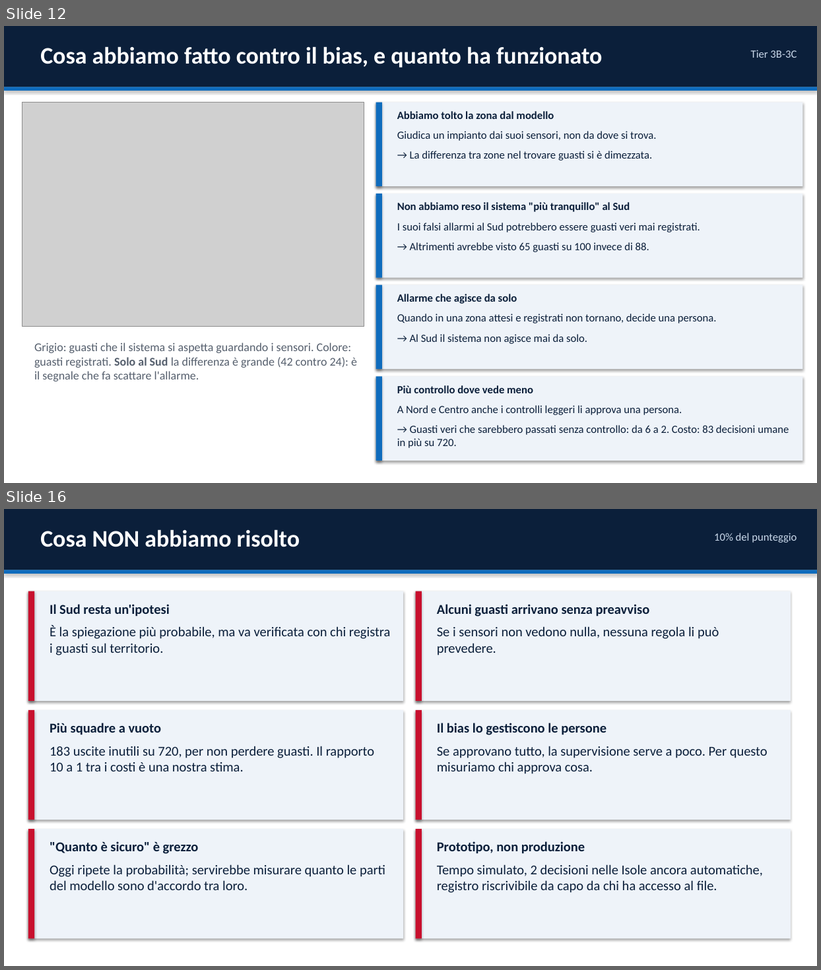
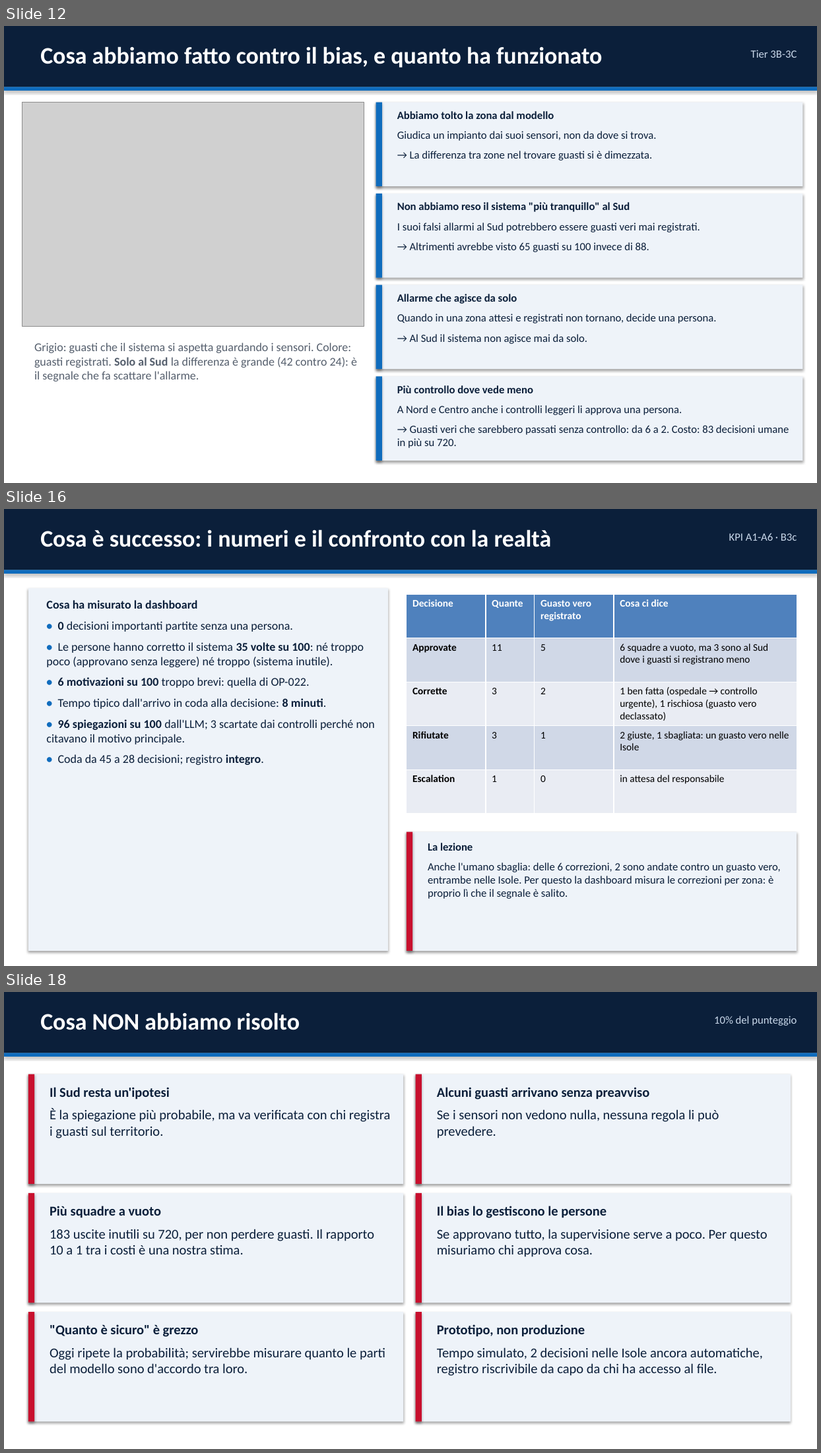
Before and after one commit to GuidoMerliniEnel/ai-act-hackaton, a slide deck: consegna/EnerGuard_Presentazione.pptx. Shown one above the other, each under a label of ours: slides 12 and 16 before the commit, slides 12, 16 and 18 after it; the slides between them are not shown. The pictures are 821x970 and 821x1453 pixels, drawn with LibreOffice and Linux fonts; fonts in the diff are those of the drawing; grey boxes stand for pictures. Boxes give left, top, right and bottom in pixels: in the first picture for what was removed or moved away, otherwise in the second. Text is boxed around its words. In the diff, an @@ line names an element or a change of style, - is before the commit and + after.

```diff
--- a/consegna/EnerGuard_Presentazione.pptx
+++ b/consegna/EnerGuard_Presentazione.pptx
@@ slide 16 added at (x1=4, y1=509, x2=817, y2=966), background #FFFFFF @@
@@ rectangle added at (x1=4, y1=509, x2=817, y2=570), fill #0B1F3A @@
@@ text added at (x1=40, y1=529, x2=552, y2=547), 28 pt, text #FFFFFF, bold @@
+Cosa è successo: i numeri e il confronto con la realtà
@@ text added at (x1=729, y1=533, x2=797, y2=541), 13 pt, text #C9D8EA @@
+KPI A1-A6 · B3c
@@ rectangle added at (x1=4, y1=570, x2=817, y2=574), fill #0F6CBD @@
@@ rectangle added at (x1=28, y1=588, x2=388, y2=951), fill #EEF3F9 @@
@@ text added at (x1=46, y1=600, x2=375, y2=765), 14 pt, text #0B1F3A @@
+Cosa ha misurato la dashboard
+• 0 decisioni importanti partite senza una persona.
+• Le persone hanno corretto il sistema 35 volte su 100: né troppo poco (approvano senza leggere) né troppo (sistema inutile).
+• 6 motivazioni su 100 troppo brevi: quella di OP-022.
+• Tempo tipico dall'arrivo in coda alla decisione: 8 minuti.
+• 96 spiegazioni su 100 dall'LLM; 3 scartate dai controlli perché non citavano il motivo principale.
+• Coda da 45 a 28 decisioni; registro integro.
@@ table added at (x1=407, y1=594, x2=797, y2=814), 5 rows, 4 columns @@
+Decisione | Quante | Guasto vero registrato | Cosa ci dice
+Approvate | 11 | 5 | 6 squadre a vuoto, ma 3 sono al Sud dove i guasti si registrano meno
+Corrette | 3 | 2 | 1 ben fatta (ospedale → controllo urgente), 1 rischiosa (guasto vero declassato)
+Rifiutate | 3 | 1 | 2 giuste, 1 sbagliata: un guasto vero nelle Isole
+Escalation | 1 | 0 | in attesa del responsabile
@@ rectangle added at (x1=407, y1=832, x2=797, y2=951), fill #EEF3F9 @@
@@ rectangle added at (x1=407, y1=832, x2=413, y2=951), fill #C8102E @@
@@ text added at (x1=428, y1=843, x2=781, y2=899), 13 pt, text #0B1F3A @@
+La lezione
+Anche l'umano sbaglia: delle 6 correzioni, 2 sono andate contro un guasto vero, entrambe nelle Isole. Per questo la dashboard misura le correzioni per zona: è proprio lì che il segnale è salito.
@@ what was slide 16 is now slide 18 @@
```
Also in this commit, not shown: 3 slides changed, 2 other slides added, 1 slide removed, 1 other file.
